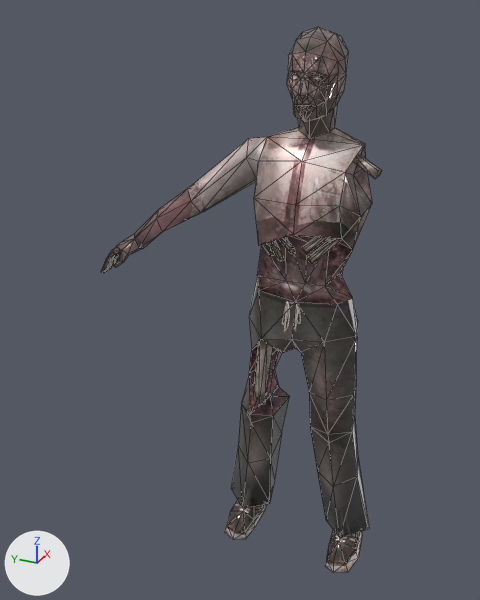
Two versions of the glTF model visualization/3D/models/3DRT/zombie_male3_text10_lunwalk.glb, one commit apart.
Before and after are seen from a 50 mm lens placed at (-19.76, -6.4, 19.81), pointed at (-0.02, 2.48, 9.95). Lighting does not change. The marker at lower left points along +X, +Y and +Z. Mesh edges are drawn as thin lines.

Objects in the first picture: 'male_zomb_v3.ms3d.m'.
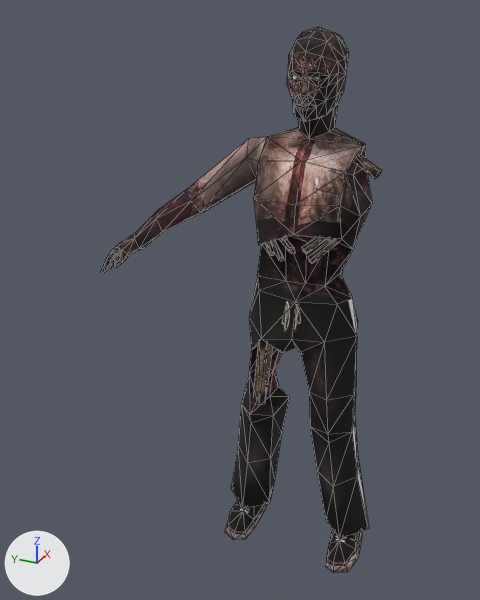
Boxes (x1, y1, x2, y2) around the edits, measured in the pictures (480 x 600 px):
'male_zomb_v3.ms3d.m', surface changed (grey to black): (101, 27, 382, 573) in both

Diff of the bpy script that builds the scene:
```diff
--- a/visualization/3D/models/3DRT/zombie_male3_text10_lunwalk.glb.py
+++ b/visualization/3D/models/3DRT/zombie_male3_text10_lunwalk.glb.py
@@ img_male_zom_t10 @@
-img_male_zom_t10 = load_image('male_zom_t10', '_unpacked/male_zom_t10', 1024, 1024, 'Non-Color')
+img_male_zom_t10 = load_image('male_zom_t10', '_unpacked/male_zom_t10', 1024, 1024, 'sRGB')
@@ mat_zombie @@
 n0 = _N.new('ShaderNodeBsdfPrincipled'); n0.name = 'Principled BSDF'
+n0.inputs[2].default_value = 1.0  # 'Roughness'
 n1 = _N.new('ShaderNodeOutputMaterial'); n1.name = 'Material Output'
@@ mat_zombie @@
 n2.image = img_male_zom_t10
-n3 = _N.new('ShaderNodeSeparateColor'); n3.name = 'Separate Color'
-n4 = _N.new('ShaderNodeTexImage'); n4.name = 'Image Texture.001'
-n4.image = img_male_zom_t10
 _L.new(n0.outputs[0], n1.inputs[0])  # 'BSDF' to 'Surface'
 _L.new(n2.outputs[0], n0.inputs[0])  # 'Color' to 'Base Color'
-_L.new(n3.outputs[2], n0.inputs[1])  # 'Blue' to 'Metallic'
-_L.new(n3.outputs[1], n0.inputs[2])  # 'Green' to 'Roughness'
-_L.new(n4.outputs[0], n3.inputs[0])  # 'Color' to 'Color'
```
